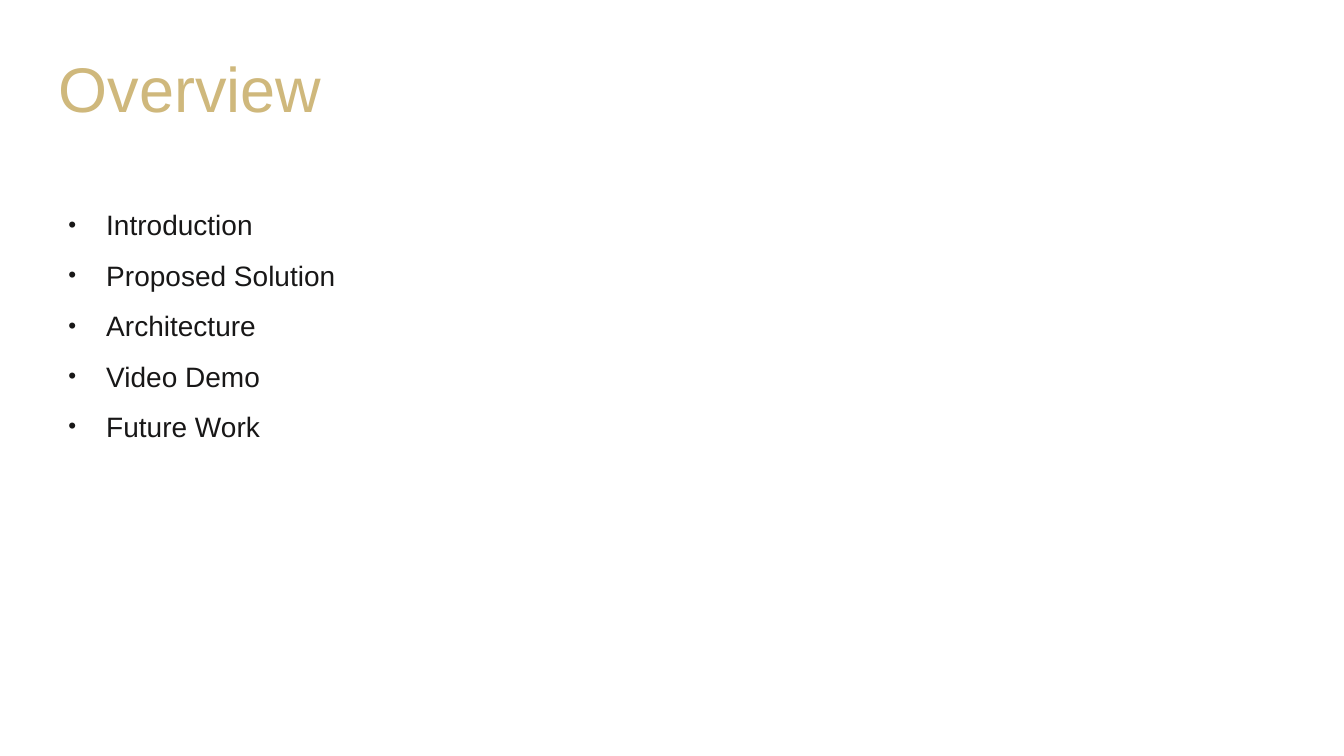
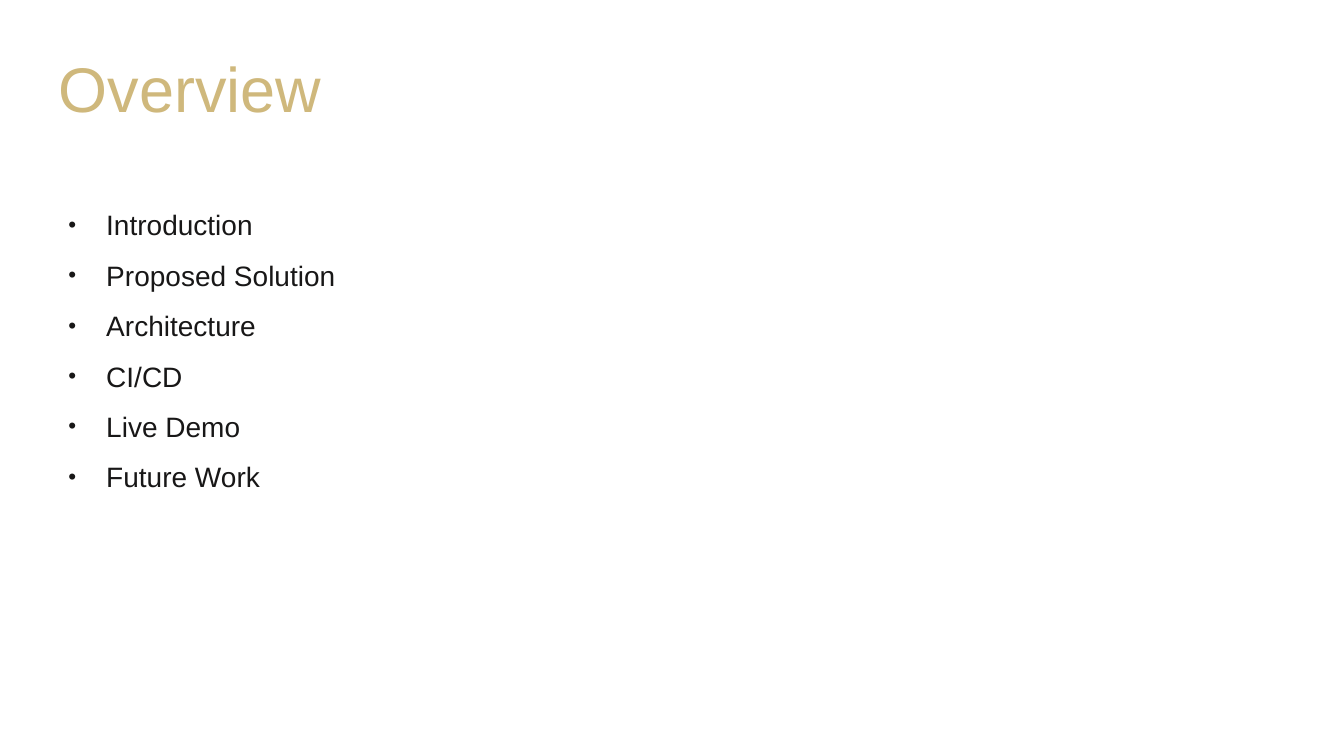
Before and after one commit to armando-jp/ecen5033-devops-final, a slide deck: slide 2 of documentation/presentation/v1.pptx. Drawn at 1344x756 pixels with LibreOffice and Linux fonts; fonts in the diff are those of the drawing; background and template pictures are left out. Boxes give left, top, right and bottom in pixels: in the first picture for what was removed or moved away, otherwise in the second. Text is boxed around its words. In the diff, an @@ line names an element or a change of style, - is before the commit and + after.

```diff
--- a/documentation/presentation/v1.pptx
+++ b/documentation/presentation/v1.pptx
@@ text at [106,366,240,438]: text changed @@
-• Video Demo
+• CI/CD
+• Live Demo
```
Also in this commit, not shown: 3 other slides changed, 12 slides added, 5 slides removed, 6 other files.
